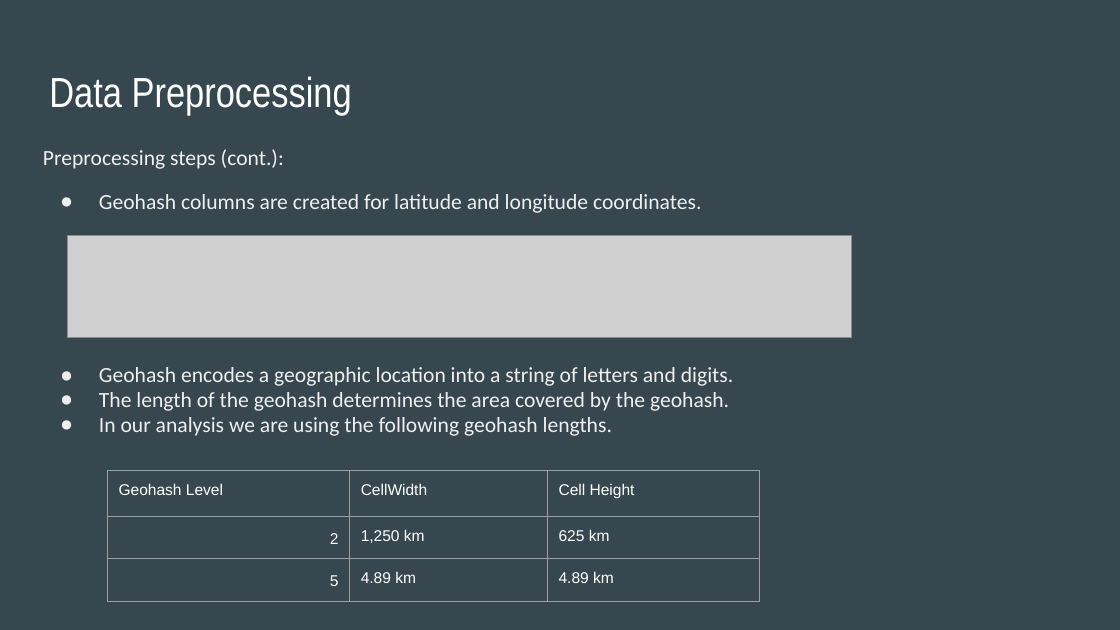
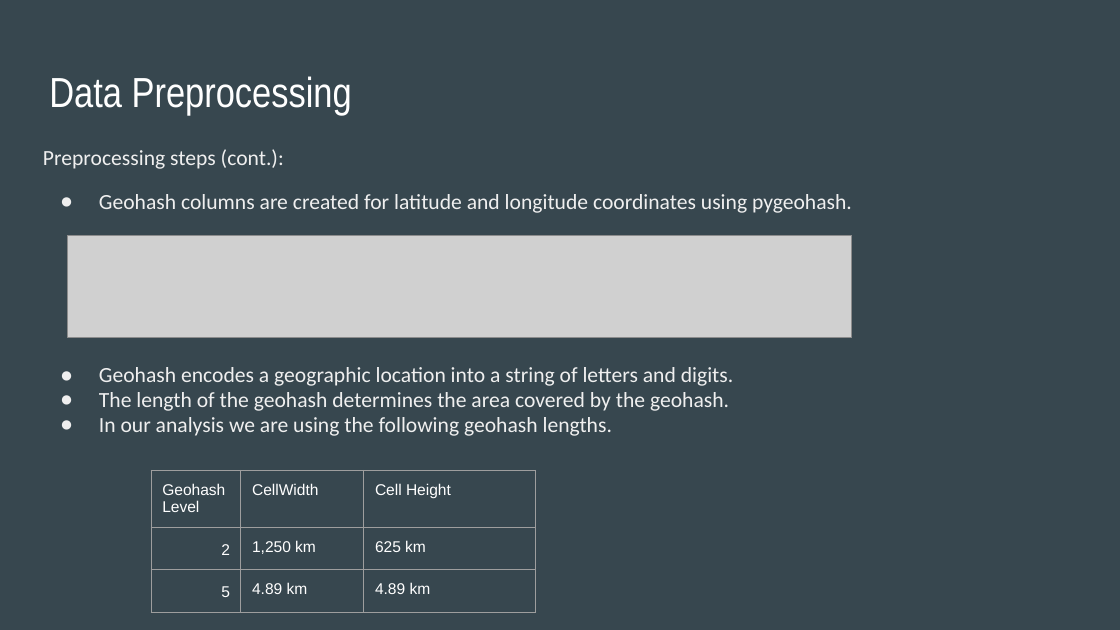
Before and after one commit to daniduce/Final-Project, a slide deck: slide 6 of Weather Patterns.pptx. Drawn at 1120x630 pixels with LibreOffice and Linux fonts; fonts in the diff are those of the drawing; grey boxes stand for pictures. Boxes give left, top, right and bottom in pixels: in the first picture for what was removed or moved away, otherwise in the second. Text is boxed around its words. In the diff, an @@ line names an element or a change of style, - is before the commit and + after.

Commit message:
update

```diff
--- a/Weather Patterns.pptx
+++ b/Weather Patterns.pptx
@@ text at (99,194,852,213): text changed @@
-● Geohash columns are created for latitude and longitude coordinates.
+● Geohash columns are created for latitude and longitude coordinates using pygeohash.
@@ table: place and size @@
-table at (108,470,759,630)
+table at (151,470,535,630)
```
Also in this commit, not shown: 5 other slides changed, 7 slides added, 2 slides removed.
